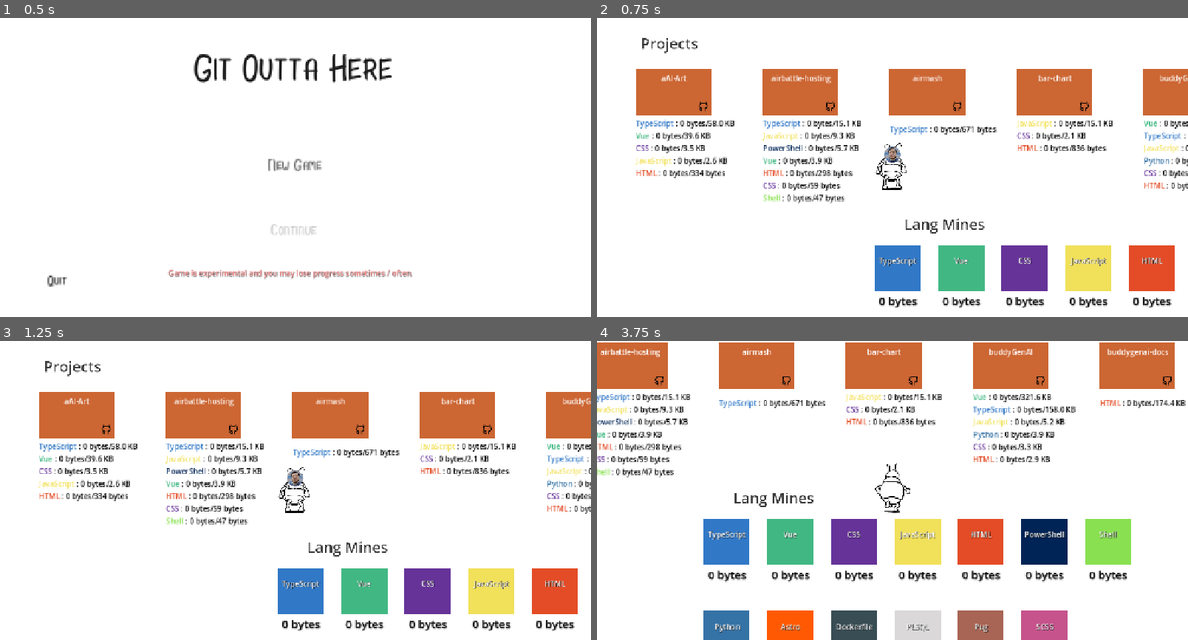
Above: before the commit, frames 1-4 (two rows, left to right).
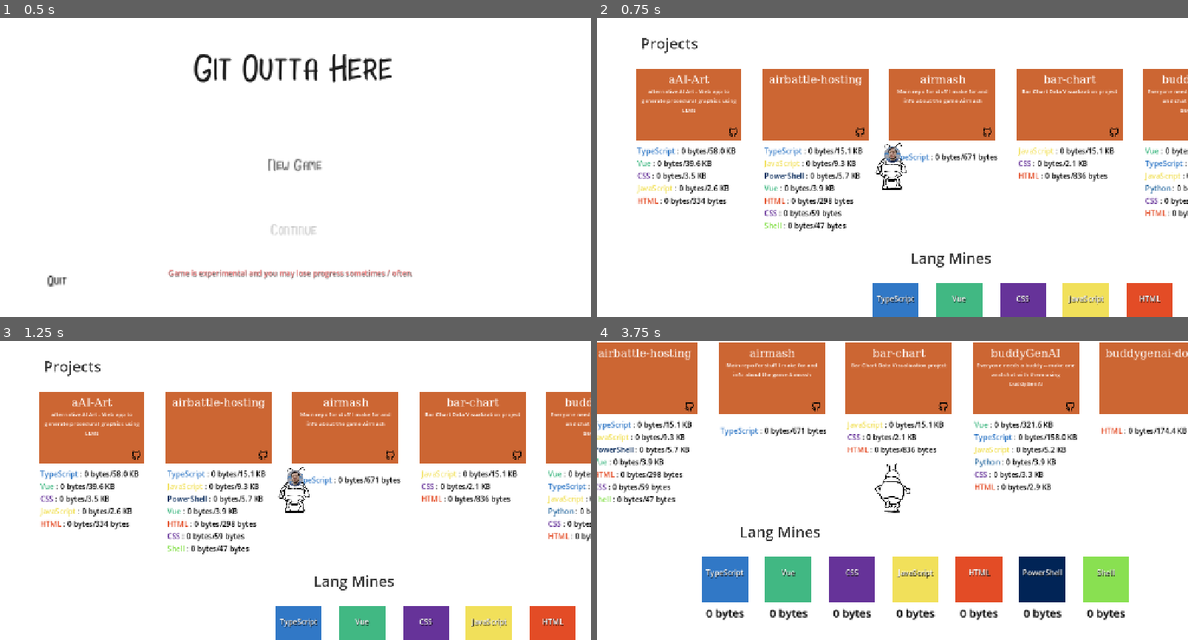
Above: after the commit, the same moments.

Repository: parsehex/git-outta-here
Game: Godot game, scene res://scenes/levels/Intro.tscn
Two runs of this game, one before a commit and one after it. Both use one fixed random seed, a clock stepped at 60 frames per second and the inputs below.
Inputs:
- Up to frame 1 (0.5 s): no input
- Up to frame 2 (0.75 s): click "New Game" at 0.5 s
- Up to frame 3 (1.25 s): no input
- Up to frame 4 (3.75 s): tap Enter at 1.25 s; hold Right (move_right) 1.28-2.03 s; tap Ctrl (attack) at 1.35 s; hold Down (move_down) 2.03-2.78 s; tap E (interact) at 2.1 s; hold Right (move_right) 2.78-3.53 s; tap Space (roll) at 2.85 s; hold Up (move_up) from 3.53 s (still down); tap Shift (run) at 3.6 s

Frame 1 is identical in both runs. In frame 2, 25% of the frame differs, in the area x 6-100%, y 17-100%; in frame 3, 25%; in frame 4, 36%, in the area x 0-100%, y 0-100%.

Commit message:
add project descriptions

Diff:
--- a/scenes/levels/Outside.tscn
+++ b/scenes/levels/Outside.tscn
@@ -17,10 +17,10 @@
 [node name="UI" parent="." instance=ExtResource("2")]
 
 [node name="LangMinesLabel" type="Label" parent="."]
-offset_left = 571.0
-offset_top = 933.0
-offset_right = 921.0
-offset_bottom = 1021.0
+offset_left = 599.0
+offset_top = 1080.0
+offset_right = 949.0
+offset_bottom = 1168.0
 theme_override_colors/font_color = Color(0, 0, 0, 0.78431374)
 theme_override_font_sizes/font_size = 64
 text = "Lang Mines"
@@ -40,7 +40,7 @@
 position = Vector2(-428, 405)
 
 [node name="LangMines" type="Node2D" parent="Spawnpoints"]
-position = Vector2(544, 1167)
+position = Vector2(535, 1332)
 
 [node name="Upgrades" type="Node2D" parent="Spawnpoints"]
 position = Vector2(-1033, 1212)
--- a/scenes/misc/Mine.tscn
+++ b/scenes/misc/Mine.tscn
@@ -46,7 +46,7 @@
 offset_top = 11.0
 offset_right = 50.0
 offset_bottom = 45.0
-theme_override_colors/font_color = Color(0.3553136, 0.35531354, 0.35531366, 1)
+theme_override_colors/font_color = Color(0.65834004, 0.6583399, 0.6583399, 1)
 theme_override_colors/font_shadow_color = Color(0, 0, 0, 0.2901961)
 theme_override_font_sizes/font_size = 12
 horizontal_alignment = 1
--- a/scenes/misc/Repository.gd
+++ b/scenes/misc/Repository.gd
@@ -10,7 +10,9 @@
 
 @onready var progress_bar: ProgressBar = $ProgressBar
 @onready var range_indicator = $RangeIndicator
-@onready var name_label: Label = $NameLabel
+@onready var label_container: VBoxContainer = $LabelContainer
+@onready var name_label: Label = $LabelContainer/NameLabel
+@onready var description_label: Label = $LabelContainer/DescriptionLabel
 @onready var language_list: VBoxContainer = $LanguageList
 @onready var github_button: Button = $GitHubButton
 @onready var tooltip: Label = $Tooltip
@@ -45,7 +47,22 @@
 		deposited[lang] = 0
 
 	_update_language_list()
+	_update_labels()
 	pass
+
+func _update_labels():
+	if name_label:
+		name_label.text = repo_name
+
+	# Set description if available
+	if description_label and repo_data.has("description") and repo_data.description != null:
+		description_label.text = repo_data.description
+		description_label.visible = true
+	else:
+		description_label.visible = false
+
+	# Position points label below the label container
+	call_deferred("_update_points_position")
 
 func _on_inventory_changed(action, type, amount):
 	_update_language_list()
@@ -97,6 +114,12 @@
 
 	for label in labels:
 		language_list.add_child(label)
+
+	# Update points position after language list is updated
+	call_deferred("_update_points_position")
+
+func _update_points_position():
+	pass
 
 func _process(delta):
 	# Generate points based on completion percentage
--- a/scenes/misc/Repository.tscn
+++ b/scenes/misc/Repository.tscn
@@ -1,10 +1,25 @@
-[gd_scene load_steps=4 format=3 uid="uid://bfhu52byeed77"]
+[gd_scene load_steps=5 format=3 uid="uid://bfhu52byeed77"]
 
 [ext_resource type="Script" uid="uid://csafsuv32g3aq" path="res://scenes/misc/Repository.gd" id="1"]
 [ext_resource type="Texture2D" uid="uid://coekscx27ct6q" path="res://textures/github.svg" id="2"]
 
 [sub_resource type="RectangleShape2D" id="1"]
-size = Vector2(164.5, 100)
+size = Vector2(230, 154.5)
+
+[sub_resource type="FontFile" id="FontFile_4xj36"]
+subpixel_positioning = 0
+msdf_pixel_range = 14
+msdf_size = 128
+cache/0/16/0/ascent = 0.0
+cache/0/16/0/descent = 0.0
+cache/0/16/0/underline_position = 0.0
+cache/0/16/0/underline_thickness = 0.0
+cache/0/16/0/scale = 1.0
+cache/0/24/0/ascent = 0.0
+cache/0/24/0/descent = 0.0
+cache/0/24/0/underline_position = 0.0
+cache/0/24/0/underline_thickness = 0.0
+cache/0/24/0/scale = 1.0
 
 [node name="Repository" type="Area2D"]
 z_index = -1
@@ -12,44 +27,57 @@
 script = ExtResource("1")
 
 [node name="CollisionShape2D" type="CollisionShape2D" parent="."]
-position = Vector2(0.25, 0)
+position = Vector2(33, 27.25)
 shape = SubResource("1")
 
 [node name="ProgressBar" type="ProgressBar" parent="."]
-offset_left = -50.0
-offset_top = -80.0
-offset_right = 50.0
-offset_bottom = -60.0
+offset_left = -9.0
+offset_top = -82.0
+offset_right = 91.0
+offset_bottom = -62.0
 value = 50.0
 show_percentage = false
 
 [node name="RangeIndicator" type="ColorRect" parent="."]
 offset_left = -90.0
 offset_top = -60.0
-offset_right = 90.0
-offset_bottom = 60.0
+offset_right = 156.5
+offset_bottom = 115.0
 color = Color(0.8, 0.2, 0.2, 0.3)
 
 [node name="LanguageList" type="VBoxContainer" parent="."]
-offset_left = -81.0
-offset_top = 56.0
-offset_right = 79.0
-offset_bottom = 106.0
+offset_left = -78.5
+offset_top = 116.0
+offset_right = 81.5
+offset_bottom = 166.0
 alignment = 1
 
-[node name="NameLabel" type="Label" parent="."]
-offset_left = -66.0
-offset_top = -42.0
-offset_right = 69.0
-offset_bottom = -19.0
-text = "Repository-Name"
+[node name="LabelContainer" type="VBoxContainer" parent="."]
+offset_left = -74.0
+offset_top = -39.5
+offset_right = 142.5
+offset_bottom = 69.0
+
+[node name="NameLabel" type="Label" parent="LabelContainer"]
+layout_mode = 2
+theme_override_fonts/font = SubResource("FontFile_4xj36")
+theme_override_font_sizes/font_size = 24
+text = "project-name"
 horizontal_alignment = 1
+autowrap_mode = 2
+
+[node name="DescriptionLabel" type="Label" parent="LabelContainer"]
+layout_mode = 2
+theme_override_font_sizes/font_size = 12
+horizontal_alignment = 1
+vertical_alignment = 1
+autowrap_mode = 3
 
 [node name="PointsLabel" type="Label" parent="."]
-offset_left = -65.5
-offset_top = -9.5
-offset_right = 69.5
-offset_bottom = 13.5
+offset_left = -38.0
+offset_top = 75.0
+offset_right = 97.0
+offset_bottom = 98.0
 theme_override_colors/font_color = Color(0.080783345, 0.080783345, 0.080783345, 1)
 text = "pps"
 horizontal_alignment = 1
@@ -58,15 +86,15 @@
 z_index = -1
 offset_left = -82.5
 offset_top = -50.0
-offset_right = 82.0
-offset_bottom = 50.0
+offset_right = 147.5
+offset_bottom = 105.5
 color = Color(0.8, 0.4, 0.2, 1)
 
 [node name="GitHubButton" type="Button" parent="."]
-offset_left = 48.5
-offset_top = 16.0
-offset_right = 80.5
-offset_bottom = 48.0
+offset_left = 114.0
+offset_top = 72.0
+offset_right = 146.0
+offset_bottom = 104.0
 mouse_default_cursor_shape = 2
 accessibility_description = "Go to this project on GitHub"
 icon = ExtResource("2")
